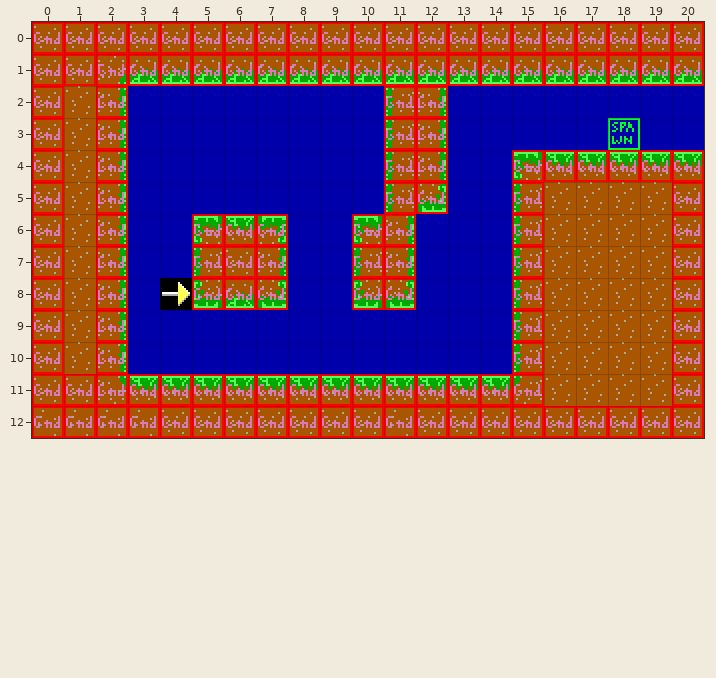
Tiled map: levels/0104.tmx. Above is the file before it was changed.
Cells are 16x16 px. Shown: x 0..20, y 0..12.
Once edited:
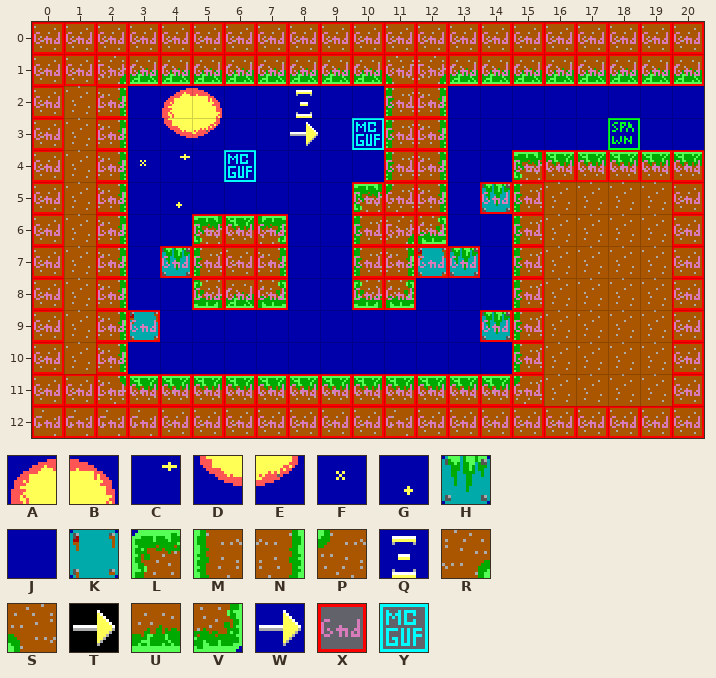
Key: from "Tileset": A 0, B 1, C 2, D 20, E 21, F 22, G 23, H 41, J 44, K 60, L 81, M 101, N 103, P 121, Q 160, R 161, S 162, T 180, U 182, V 183, W 202; from "obj_layer": X 1, Y 6.
_ is an empty cell, . an unchanged one.
The edit:
--- layer "bg"
@@ x 3..14 @@
- 1 ........UU..
- 2 .JJ..J......
- 3 .JJ..J......
- 4 JJ..........
- 5 .J.....JMV.J
- 6 .......LNJ..
- 7 .J.......JJ.
- 8 .T..........
- 9 J..........J
+ 1 ........SR..
+ 2 .AB..Q......
+ 3 .DE..W......
+ 4 FC..........
+ 5 .G.....LPN.H
+ 6 .......MRV..
+ 7 .H.......KH.
+ 8 .J..........
+ 9 K..........H
--- layer "col"
@@ x 4..14 @@
- 3 ......_....
- 4 .._........
- 5 ......_..._
- 6 ........_..
- 7 _.......__.
+ 3 ......Y....
+ 4 ..Y........
+ 5 ......X...X
+ 6 ........X..
+ 7 X.......XX.
@@ x 3..14 @@
- 9 _.........._
+ 9 X..........X
Where, in picture pixels (left, top, right, bottom), the same in both pictures:
changed: (388, 56, 446, 84)
changed: (140, 88, 256, 208)
changed: (290, 90, 318, 146)
added: (352, 118, 384, 150)
changed: (352, 182, 480, 278)
changed: (480, 182, 512, 214)
changed: (128, 246, 192, 342)
changed: (480, 310, 512, 342)
